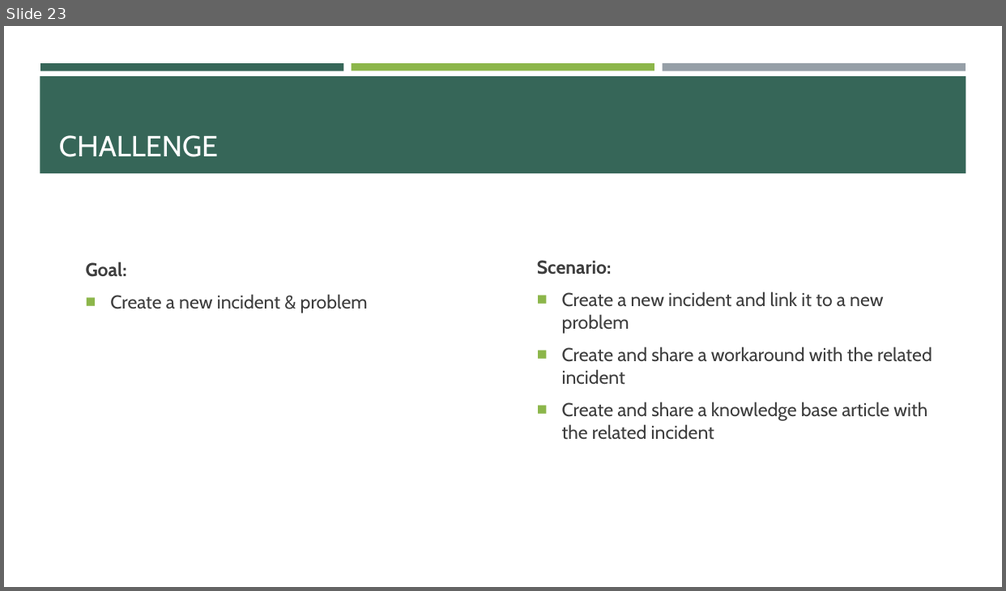
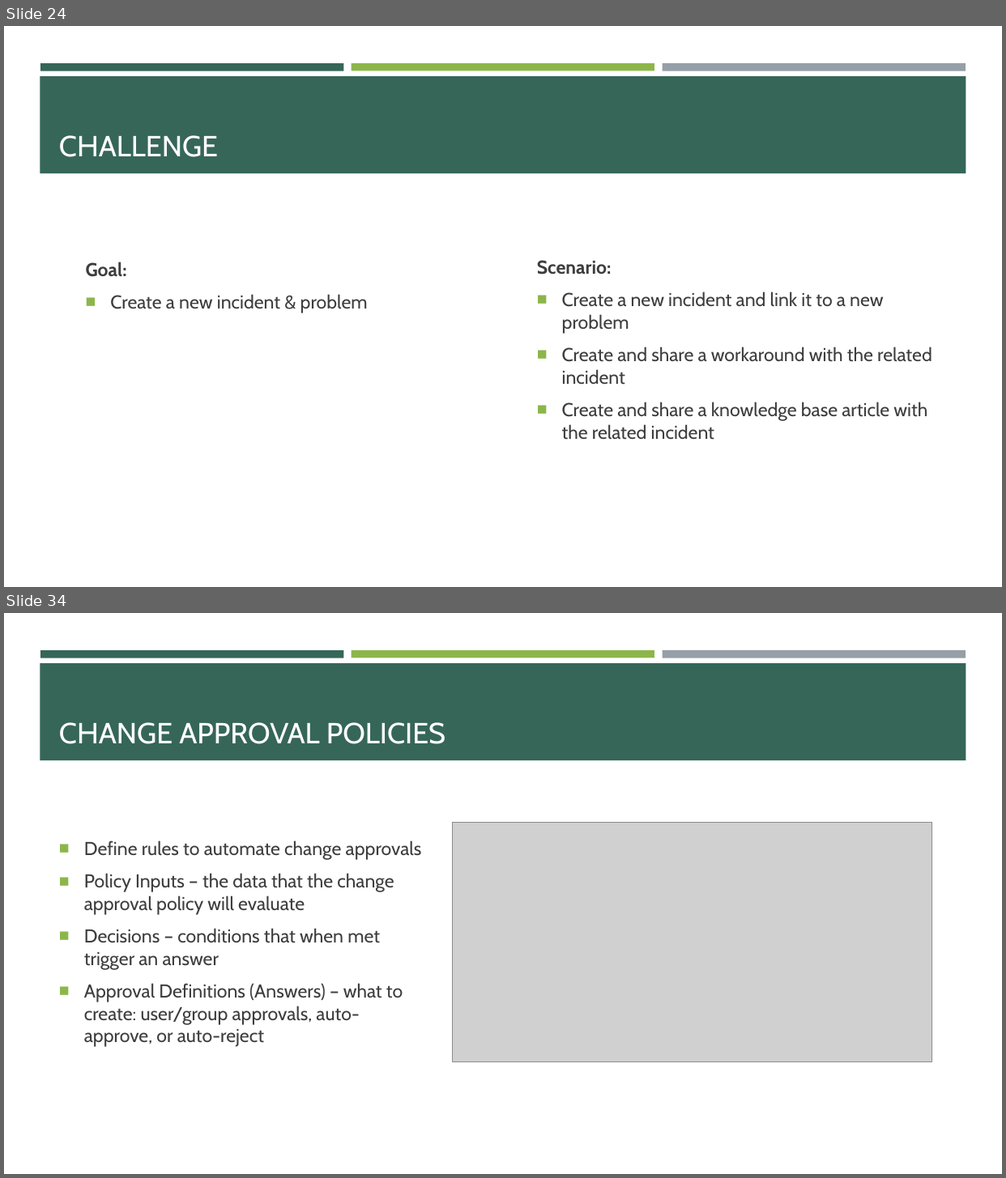
Before and after one commit to e-m-wilson/SNOW, a slide deck: Week_3/Incident_Problem_Management.pptx. Shown one above the other, each under a label of ours: slide 23 before the commit, slides 24 and 34 after it; the slides between them are not shown. The pictures are 1006x591 and 1006x1178 pixels, drawn with LibreOffice and Linux fonts; fonts in the diff are those of the drawing; grey boxes stand for pictures. Boxes give left, top, right and bottom in pixels: in the first picture for what was removed or moved away, otherwise in the second. Text is boxed around its words. In the diff, an @@ line names an element or a change of style, - is before the commit and + after.

```diff
--- a/Week_3/Incident_Problem_Management.pptx
+++ b/Week_3/Incident_Problem_Management.pptx
@@ slide 34 added at (4, 613, 1002, 1174), background #FFFFFF; not listed: 4 template elements that a slide beside it also shows @@
@@ title added at (59, 722, 445, 744), 28 pt, text #FFFFFF @@
+CHANGE APPROVAL POLICIES
@@ picture added at (453, 822, 932, 1062) @@
@@ text added at (84, 841, 422, 1047), 18 pt, text #3D3D3D @@
+■ Define rules to automate change approvals
+■ Policy Inputs – the data that the change approval policy will evaluate
+■ Decisions – conditions that when met trigger an answer
+■ Approval Definitions (Answers) – what to create: user/group approvals, auto-approve, or auto-reject
@@ what was slide 23 is now slide 24 @@
```
Also in this commit, not shown: 1 slide changed, 21 other slides added.
